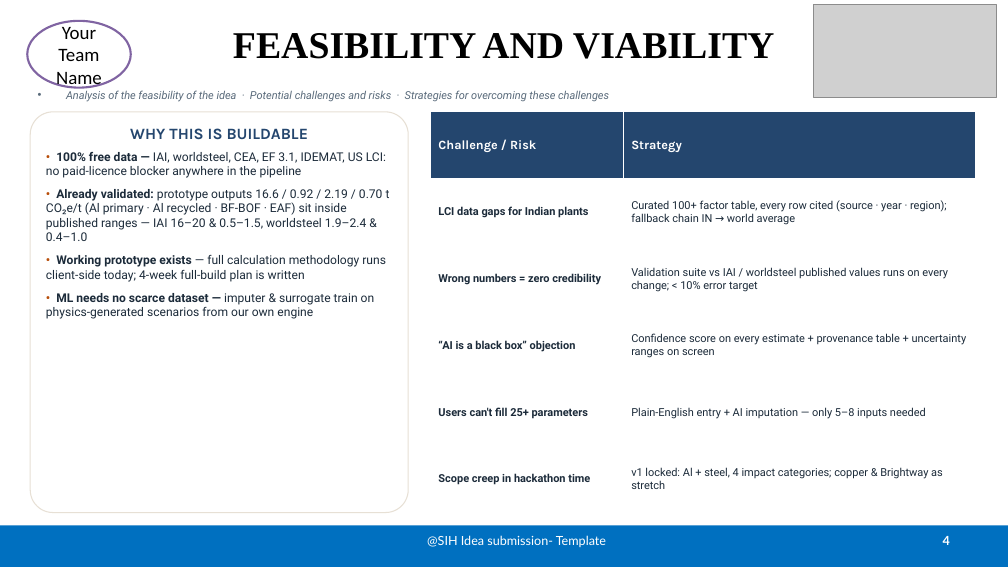
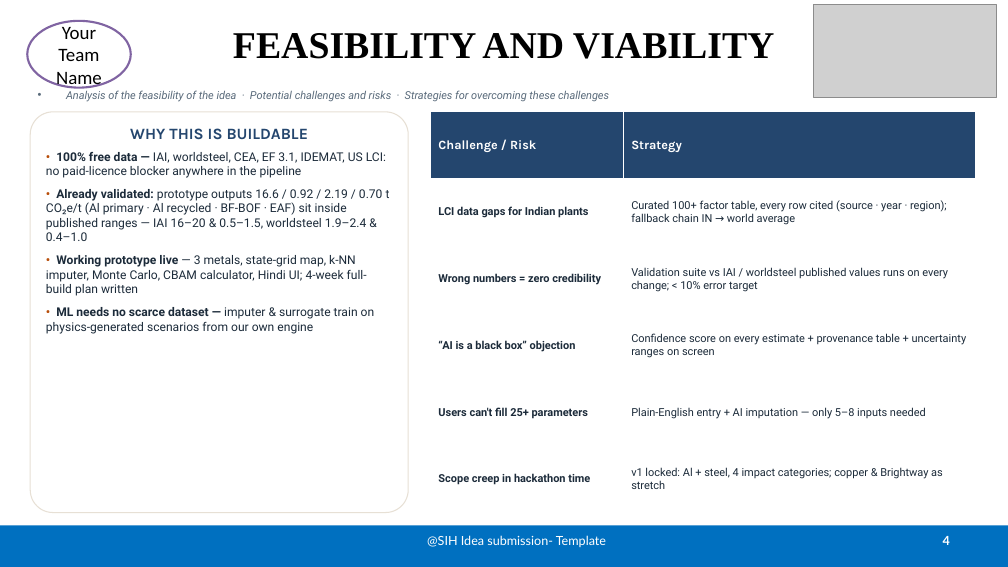
Before and after one commit to grv-io/LCA-TOOL, a slide deck: slide 4 of DhatuChakra_SIH_Idea.pptx. Drawn at 1008x567 pixels with LibreOffice and Linux fonts; fonts in the diff are those of the drawing; grey boxes stand for pictures. Boxes give left, top, right and bottom in pixels: in the first picture for what was removed or moved away, otherwise in the second. Text is boxed around its words. In the diff, an @@ line names an element or a change of style, - is before the commit and + after.

```diff
--- a/DhatuChakra_SIH_Idea.pptx
+++ b/DhatuChakra_SIH_Idea.pptx
@@ text in rounded rectangle at box(46, 255, 367, 296): text changed @@
-• Working prototype exists — full calculation methodology runs client-side today; 4-week full-build plan is written
+• Working prototype live — 3 metals, state-grid map, k-NN imputer, Monte Carlo, CBAM calculator, Hindi UI; 4-week full-build plan written
```
Also in this commit, not shown: 3 other slides changed, 1 other file.
